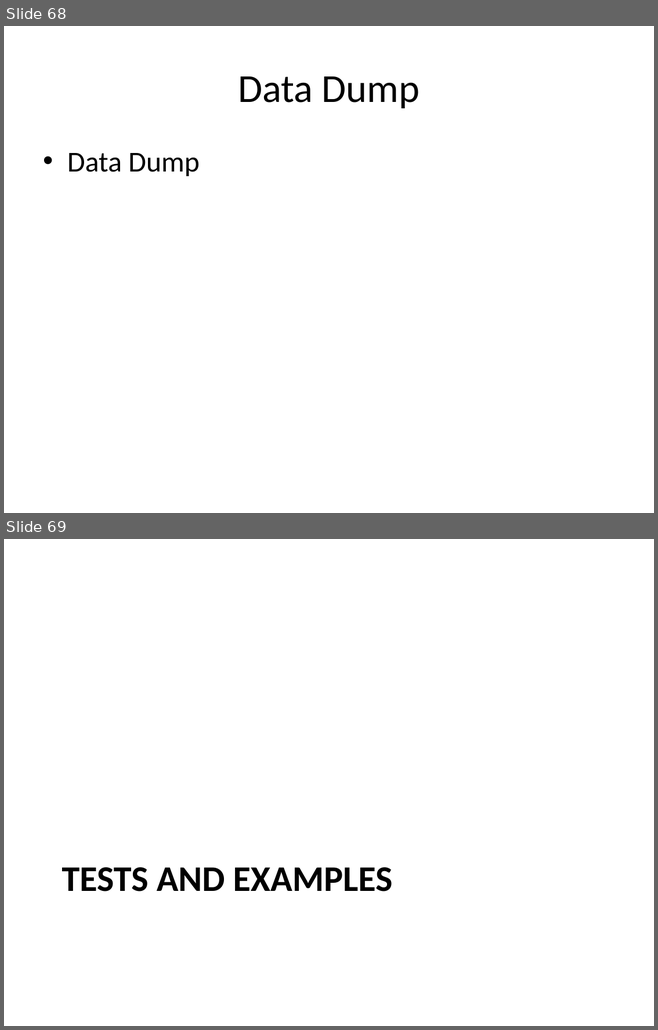
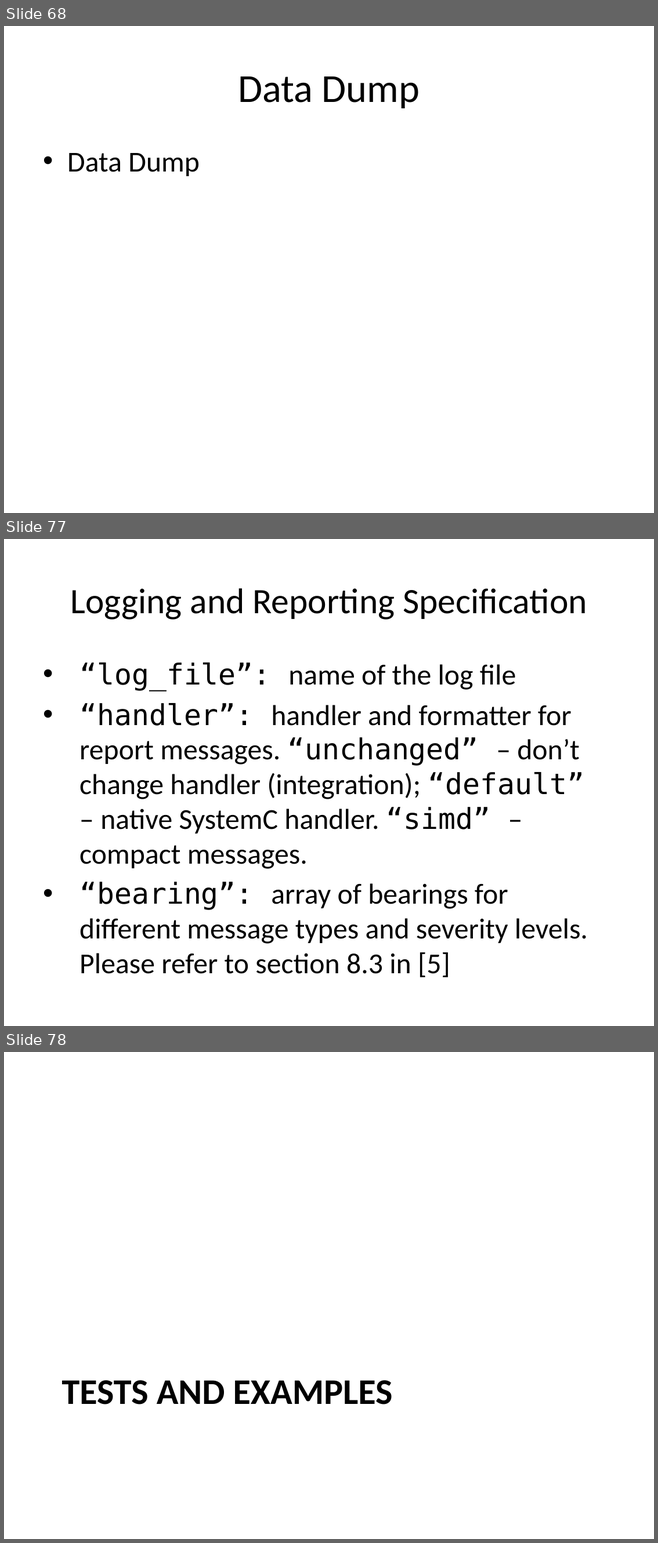
Before and after one commit to timurkelin/simsimd, a slide deck: doc/simsimd.pptx. Shown one above the other, each under a label of ours: slides 68 and 69 before the commit, slides 68, 77 and 78 after it; the slides between them are not shown. The pictures are 658x1030 and 658x1543 pixels, drawn with LibreOffice and Linux fonts; fonts in the diff are those of the drawing; background and template pictures are left out. Boxes give left, top, right and bottom in pixels: in the first picture for what was removed or moved away, otherwise in the second. Text is boxed around its words. In the diff, an @@ line names an element or a change of style, - is before the commit and + after.

```diff
--- a/doc/simsimd.pptx
+++ b/doc/simsimd.pptx
@@ slide 77 added at box(4, 539, 654, 1026), background #FFFFFF @@
@@ title added at box(70, 588, 586, 620), 39.6 pt, text #000000 @@
+Logging and Reporting Specification
@@ text added at box(79, 663, 587, 977), 32 pt, text #000000 @@
+• “log_file”: name of the log file
+• “handler”: handler and formatter for report messages. “unchanged” – don’t change handler (integration); “default” – native SystemC handler. “simd” – compact messages.
+• “bearing”: array of bearings for different message types and severity levels. Please refer to section 8.3 in [5]
@@ what was slide 69 is now slide 78 @@
```
Also in this commit, not shown: 1 slide changed, 8 other slides added.
